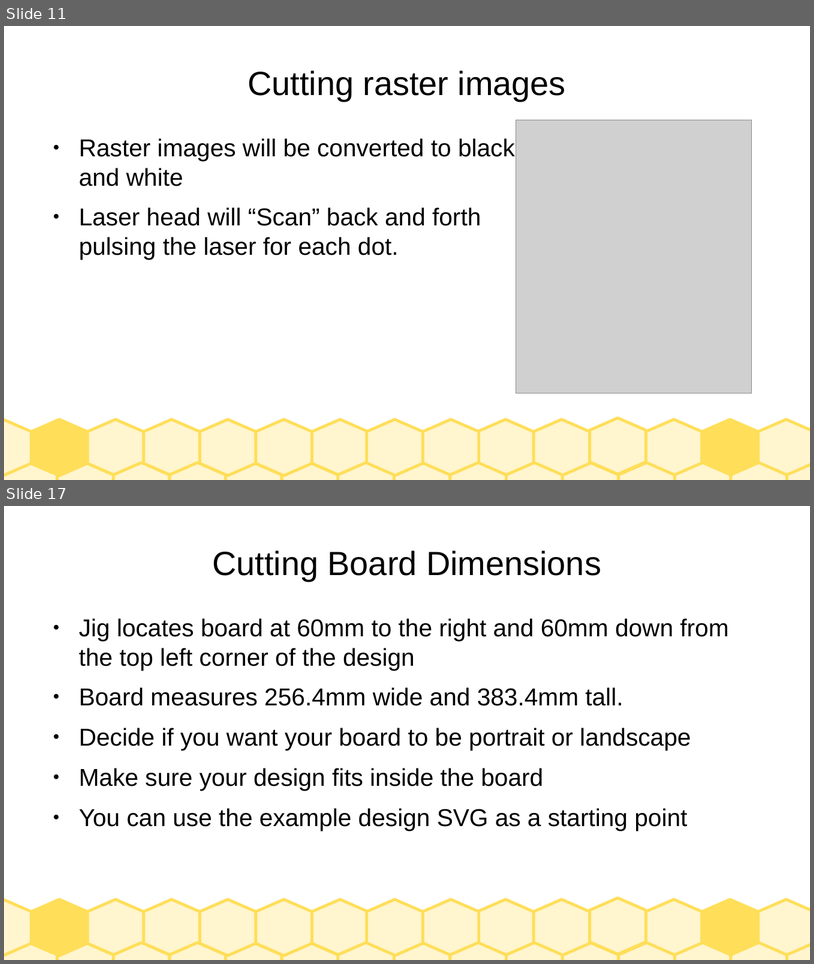
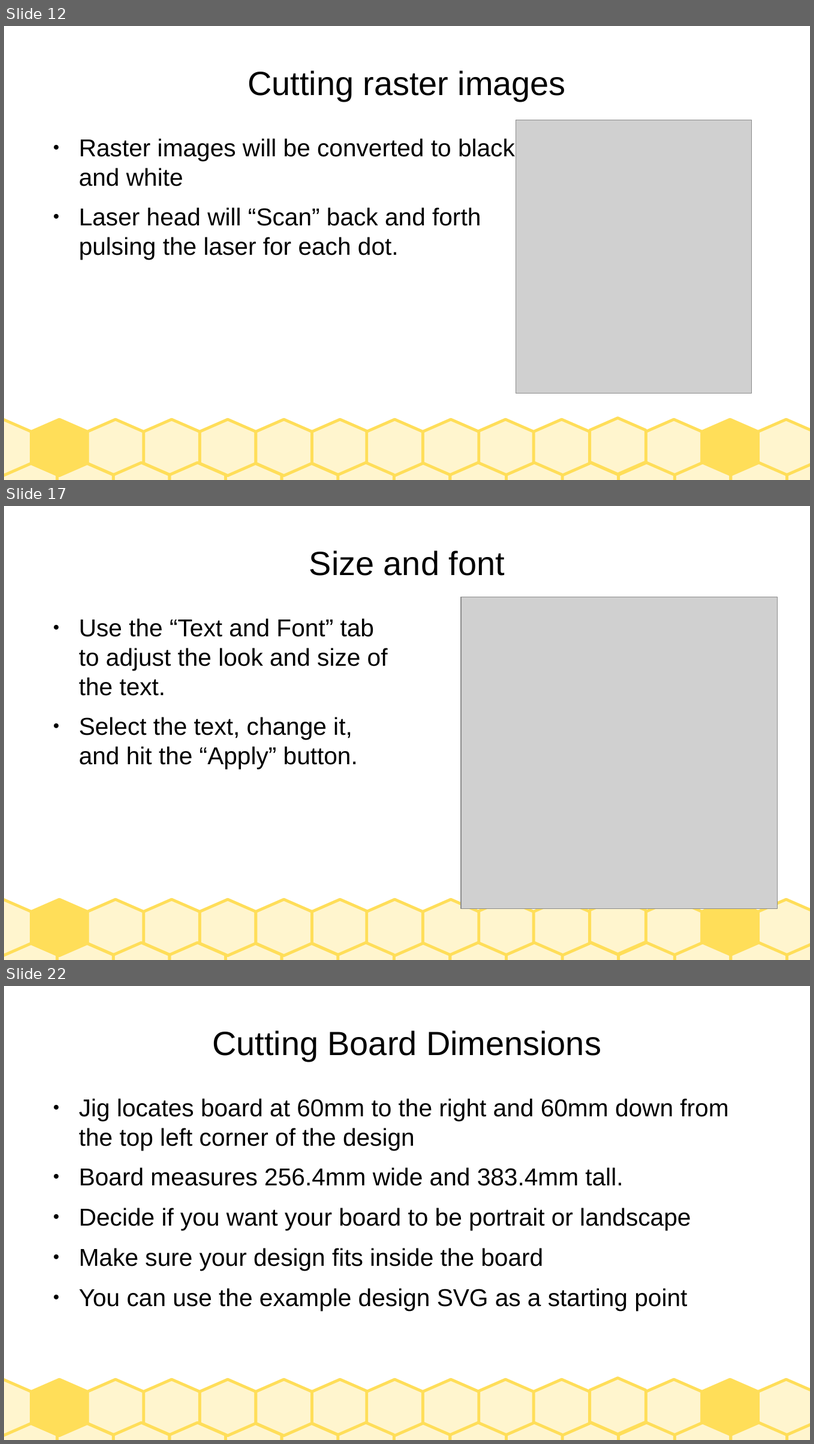
Before and after one commit to jarney/SparkStudioSalem-IndustrialLaserCutters, a slide deck: Training-GeneralPublic.odp. Shown one above the other, each under a label of ours: slides 11 and 17 before the commit, slides 12, 17 and 22 after it; the slides between them are not shown. The pictures are 814x964 and 814x1444 pixels, drawn with LibreOffice and Linux fonts; fonts in the diff are those of the drawing; grey boxes stand for pictures. Boxes give left, top, right and bottom in pixels: in the first picture for what was removed or moved away, otherwise in the second. Text is boxed around its words. In the diff, an @@ line names an element or a change of style, - is before the commit and + after.

```diff
--- a/Training-GeneralPublic.odp
+++ b/Training-GeneralPublic.odp
@@ slide 17 added at box(4, 506, 810, 960), background #FFFFFF; not listed: 30 template elements that a slide beside it also shows @@
@@ title added at box(309, 550, 505, 576), 33 pt, text #000000 @@
+Size and font
@@ picture added at box(461, 597, 778, 909) @@
@@ text added at box(79, 618, 388, 769), 24 pt, text #000000 @@
+● Use the “Text and Font” tab to adjust the look and size of the text.
+● Select the text, change it, and hit the “Apply” button.
@@ what was slide 11 is now slide 12 @@
@@ what was slide 17 is now slide 22 @@
```
Also in this commit, not shown: 13 slides changed, 5 other slides added, 1 slide removed, 3 other files.
